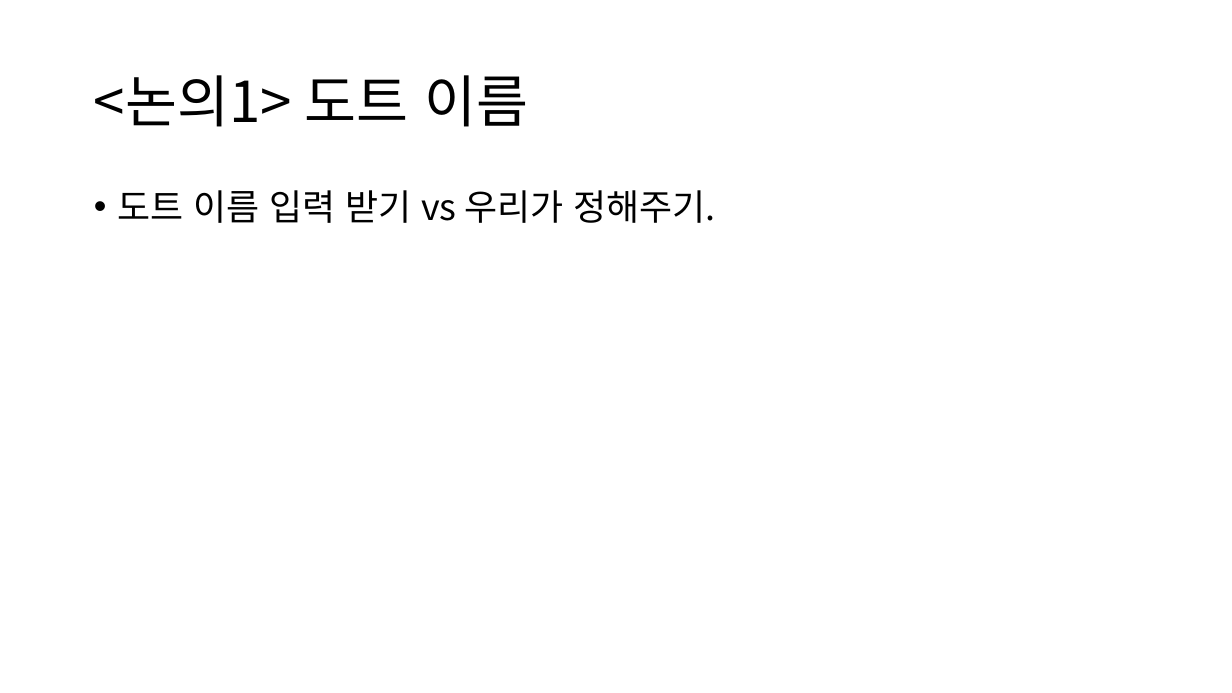
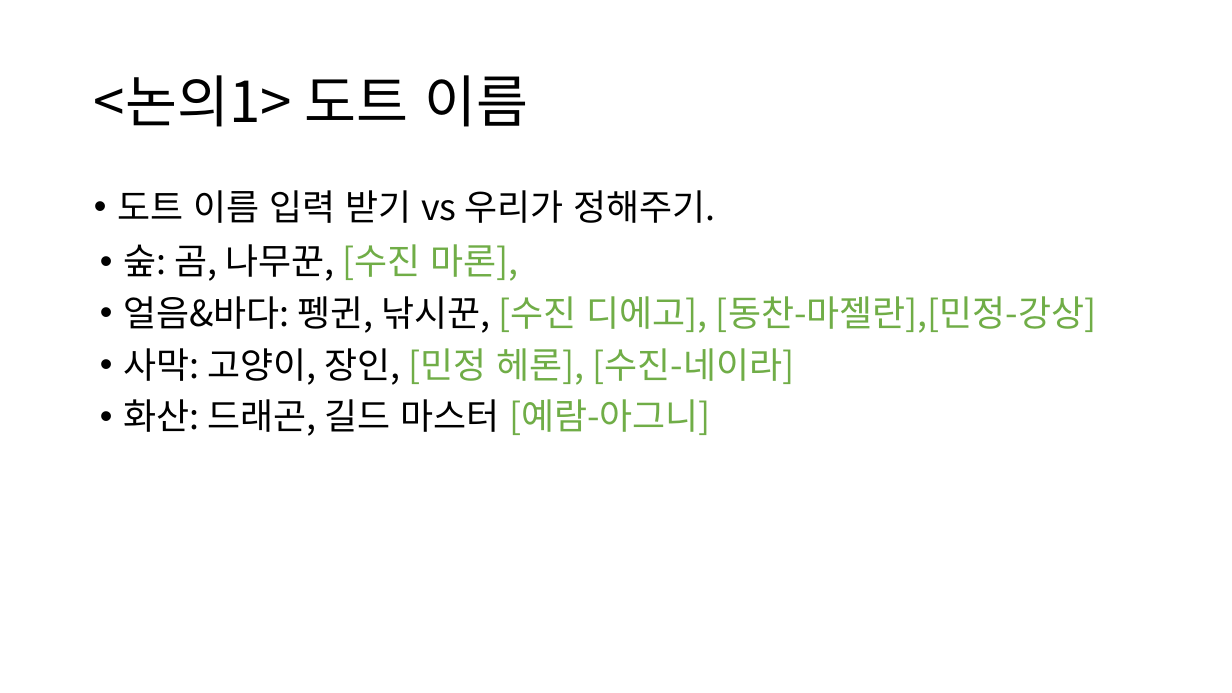
Before and after one commit to NohDaambi/Dot-Breeder, a slide deck: slide 6 of 기획자료/0720 기획 내용 변경.pptx. Drawn at 1232x693 pixels with LibreOffice and Linux fonts; fonts in the diff are those of the drawing. Boxes give left, top, right and bottom in pixels: in the first picture for what was removed or moved away, otherwise in the second. Text is boxed around its words. In the diff, an @@ line names an element or a change of style, - is before the commit and + after.

```diff
--- a/기획자료/0720 기획 내용 변경.pptx
+++ b/기획자료/0720 기획 내용 변경.pptx
@@ text added at box(123, 244, 1097, 436), 28 pt, text #70AD47 @@
+• 숲: 곰, 나무꾼, [수진 마론],
+• 얼음&바다: 펭귄, 낚시꾼, [수진 디에고], [동찬-마젤란],[민정-강상]
+• 사막: 고양이, 장인, [민정 헤론], [수진-네이라]
+• 화산: 드래곤, 길드 마스터 [예람-아그니]
```
Also in this commit, not shown: 2 other slides changed, 1 slide added, 50 other files.
